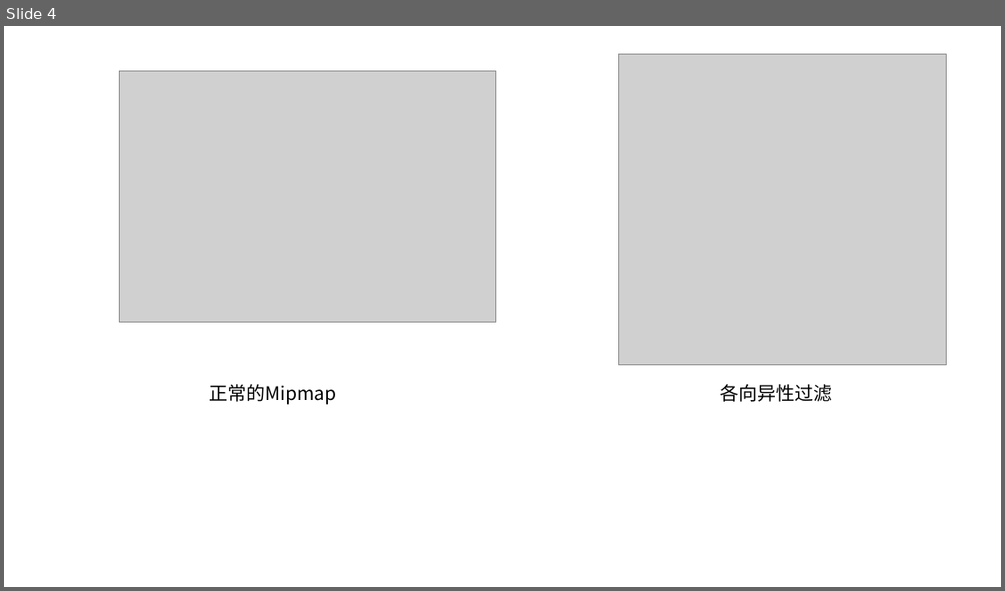
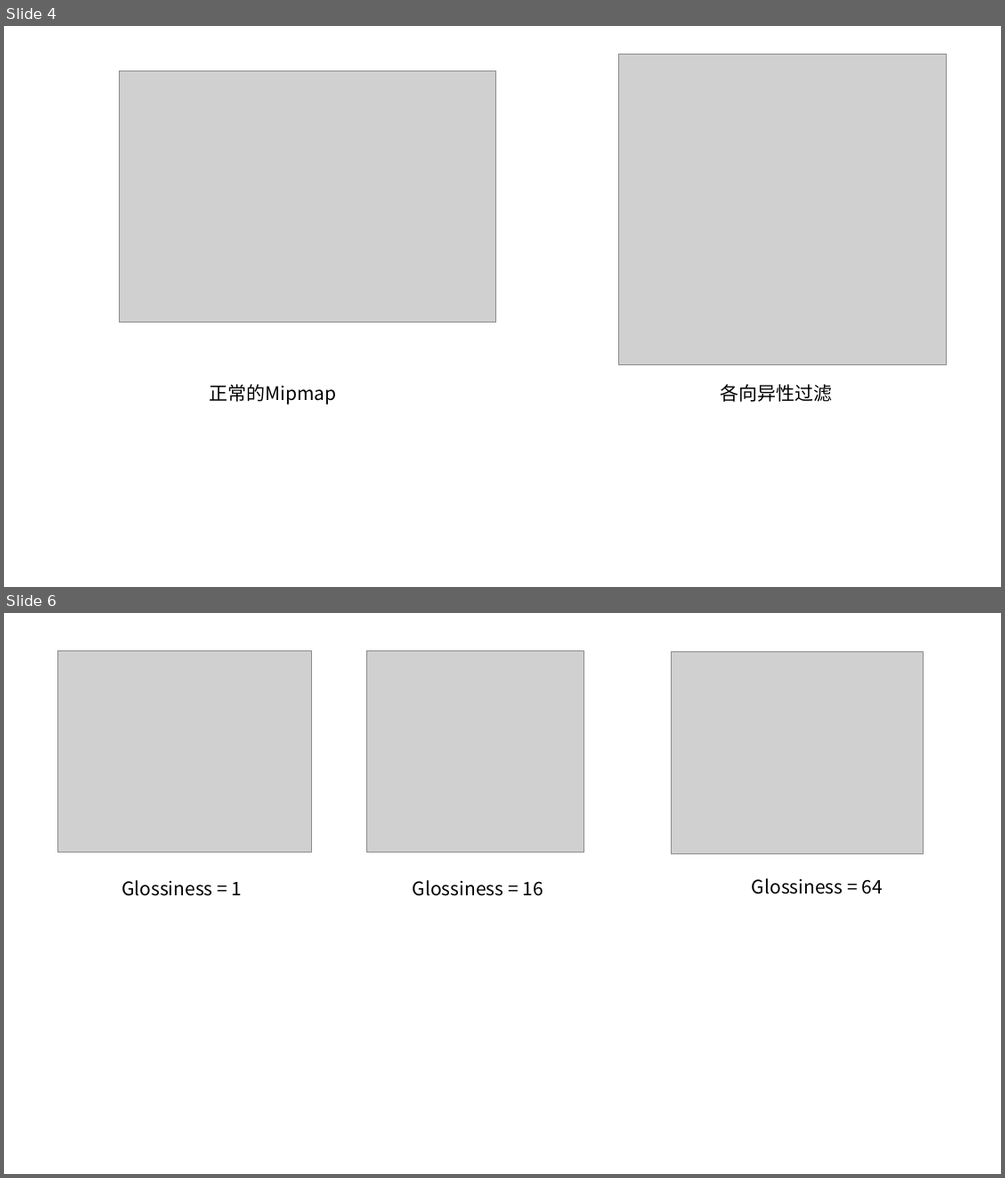
Before and after one commit to YYHHOrganization/PrepareForWorkNotes, a slide deck: 计算机图形学/图形学教程/Leson_9.pptx. Shown one above the other, each under a label of ours: slide 4 before the commit, slides 4 and 6 after it; the slides between them are not shown. The pictures are 1005x591 and 1005x1178 pixels, drawn with LibreOffice and Linux fonts; fonts in the diff are those of the drawing; grey boxes stand for pictures. Boxes give left, top, right and bottom in pixels: in the first picture for what was removed or moved away, otherwise in the second. Text is boxed around its words. In the diff, an @@ line names an element or a change of style, - is before the commit and + after.

```diff
--- a/计算机图形学/图形学教程/Leson_9.pptx
+++ b/计算机图形学/图形学教程/Leson_9.pptx
@@ slide 6 added at <box>4,613,1001,1174</box>, background #FFFFFF @@
@@ picture added at <box>57,651,312,852</box> @@
@@ picture added at <box>367,651,583,852</box> @@
@@ picture added at <box>672,652,923,854</box> @@
@@ text added at <box>752,878,882,894</box>, 18 pt, text #000000 @@
+Glossiness = 64
@@ text added at <box>121,880,243,896</box>, 18 pt, text #000000 @@
+Glossiness = 1
@@ text added at <box>413,880,542,896</box>, 18 pt, text #000000 @@
+Glossiness = 16
```
Also in this commit, not shown: 1 other slide added, 16 other files.
